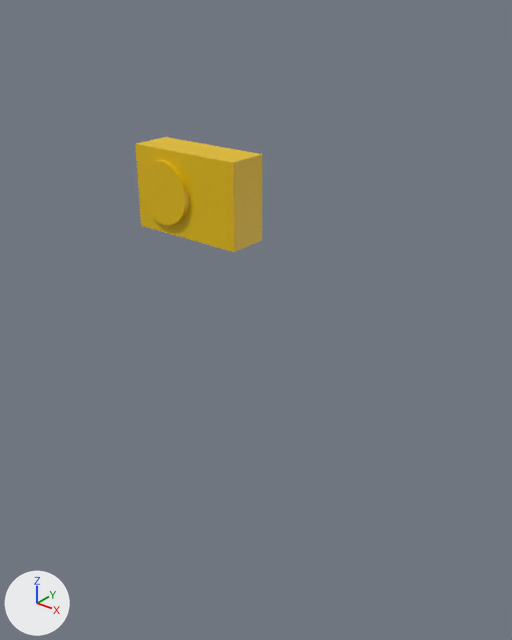
What one commit did to the Blender file Blender/0628_CondensingUnit.blend.
Both versions are drawn from a 50 mm camera at (4.47, -4.73, 1.82) aimed at (0.29, 0.5, -1.43). The axes (+X, +Y, +Z) are drawn at lower left. The lights are the same throughout.
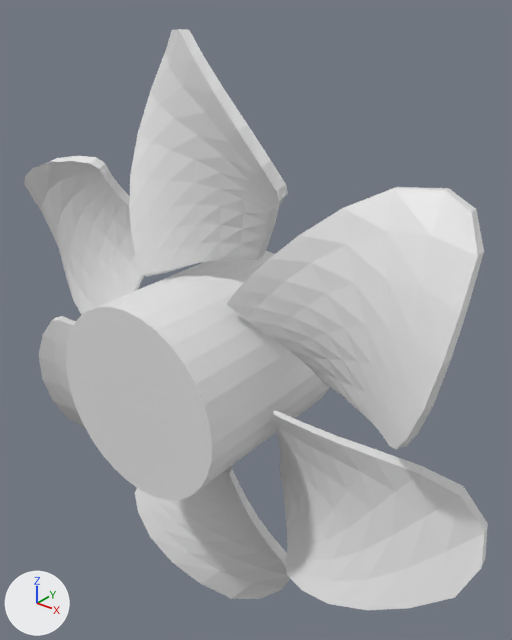
Commit message: update blender : condensingUnit

What the commit changed:
Mesh me_cylinder is new.
It is a 32-sided cylinder along z spanning x -1.0..1.0, y -1.0..1.0, z -1.0..1.0.
Mesh me_cube_001 is new.
It has 126 vertices, 124 faces and spans x -0.95..1.09, y -0.3..0.54, z -0.92..1.39.
Object 'Cylinder' (ob_cylinder) now shows me_cylinder instead of me_cylinder_001.
Object 'Cylinder' (ob_cylinder) moves from (-0.23, -0.23, 0.0) to (0.0, 0.0, -1.86).
Object 'Cube.006' (ob_cube_006) is new; it shows me_cube_001.
Its location is (-1.61, 0.0, -0.93).
Its rotation in degrees is (0, -60, 0).
Object 'Cube.005' (ob_cube_005) is new; it shows me_cube_001.
Its location is (-1.61, 0.0, -2.79).
Its rotation in degrees is (0, -120, 0).
Object 'Cube.004' (ob_cube_004) is new; it shows me_cube_001.
Its location is (0.0, 0.0, -3.72).
Its rotation in degrees is (0, 180, 0).
Object 'Cube.003' (ob_cube_003) is new; it shows me_cube_001.
Its location is (1.61, 0.0, -2.79).
Its rotation in degrees is (0, 120, 0).
Object 'Cube.002' (ob_cube_002) is new; it shows me_cube_001.
Its location is (1.61, 0.0, -0.93).
Its rotation in degrees is (0, 60, 0).
Object 'Cube.001' (ob_cube_001) is new; it shows me_cube_001.
Its location is (0.0, 0.0, 0.0).

Changed parts and their boxes [x1, y1, x2, y2] in the pictures (512 x 640 px):
'Cylinder', reshaped, moved (106% wider, 116% taller)
    before: [135, 137, 262, 252]
    after: [66, 251, 329, 500]
'Cube.002', added
    after: [227, 187, 484, 449]
'Cube.003', added
    after: [273, 410, 488, 610]
'Cube.001', added
    after: [129, 29, 288, 277]
'Cube.004', added
    after: [135, 467, 290, 599]
'Cube.006', added
    after: [24, 156, 144, 315]
'Cube.005', added
    after: [39, 316, 86, 429]
